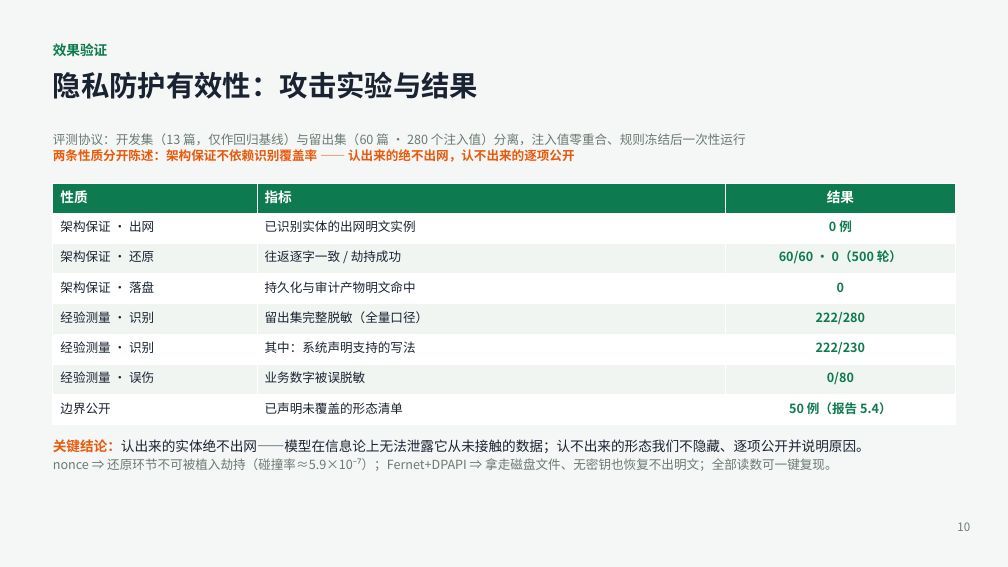
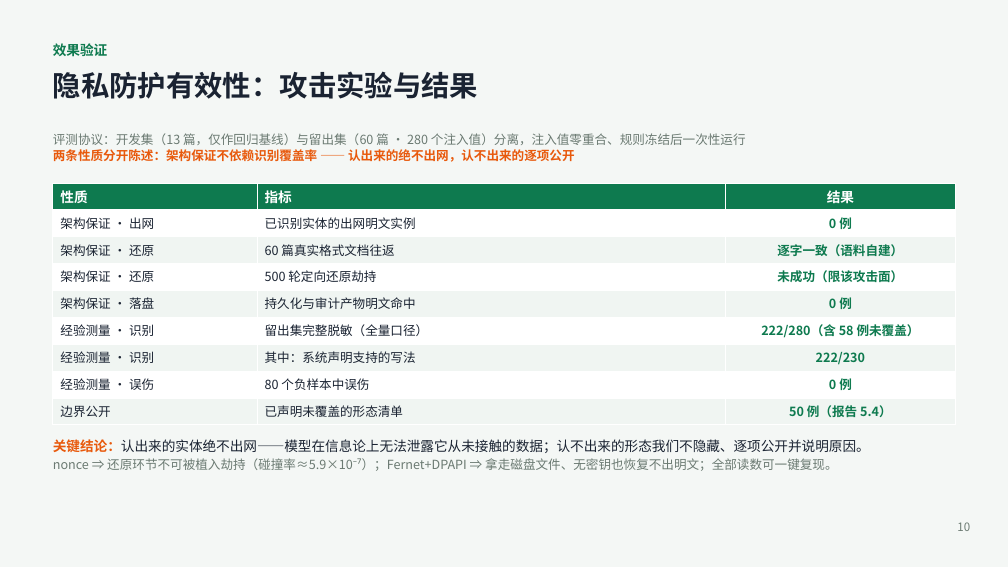
Before and after one commit to Andysun06/yindun-agent, a slide deck: slide 10 of docs/隐盾安全智能体_项目汇报.pptx. Drawn at 1008x567 pixels with LibreOffice and Linux fonts; fonts in the diff are those of the drawing. Boxes give left, top, right and bottom in pixels: in the first picture for what was removed or moved away, otherwise in the second. Text is boxed around its words. In the diff, an @@ line names an element or a change of style, - is before the commit and + after.

Commit message:
文档：去掉 60/60、0/500 式 100% 表述，改为带分母与语料边界的实测口径（预答辩/技术报告/PPT）

```diff
--- a/docs/隐盾安全智能体_项目汇报.pptx
+++ b/docs/隐盾安全智能体_项目汇报.pptx
@@ table at [53,183,955,425] @@
-row 3: 架构保证 · 还原 | 往返逐字一致 / 劫持成功 | 60/60 · 0（500 轮）
-row 4: 架构保证 · 落盘 | 持久化与审计产物明文命中 | 0
-row 5: 经验测量 · 识别 | 留出集完整脱敏（全量口径） | 222/280
+row 3: 架构保证 · 还原 | 60 篇真实格式文档往返 | 逐字一致（语料自建）
+row 4: 架构保证 · 还原 | 500 轮定向还原劫持 | 未成功（限该攻击面）
+row 5: 架构保证 · 落盘 | 持久化与审计产物明文命中 | 0 例
+row 6: 经验测量 · 识别 | 留出集完整脱敏（全量口径） | 222/280（含 58 例未覆盖）
-row 8, column 2: 业务数字被误脱敏
+row 8, column 2: 80 个负样本中误伤
-row 8, column 3: 0/80
+row 8, column 3: 0 例
```
Also in this commit, not shown: 5 other files.
